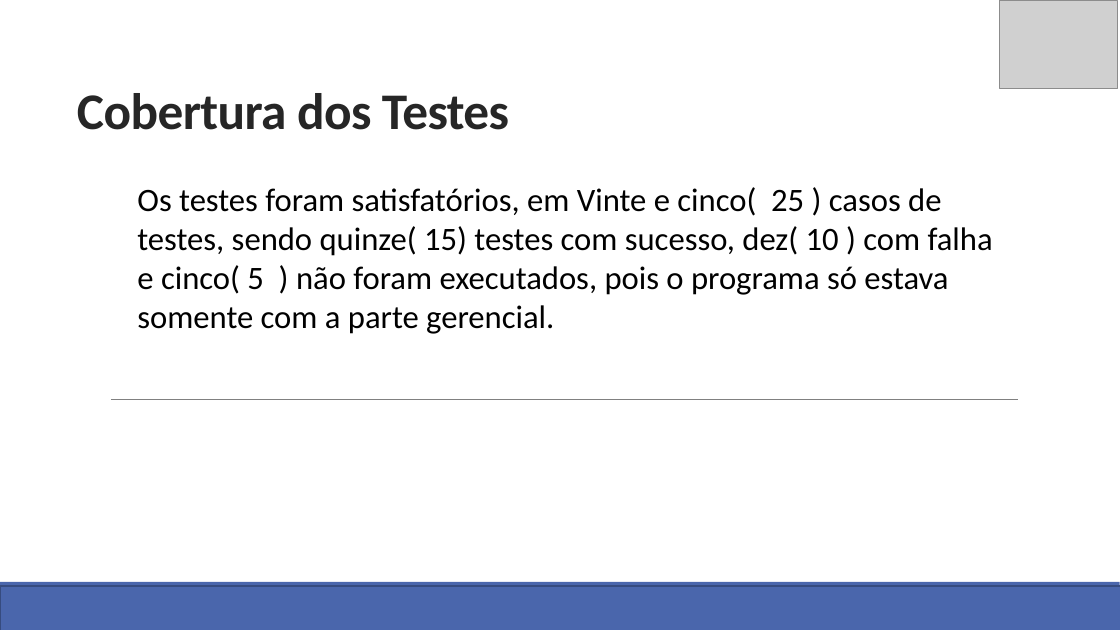
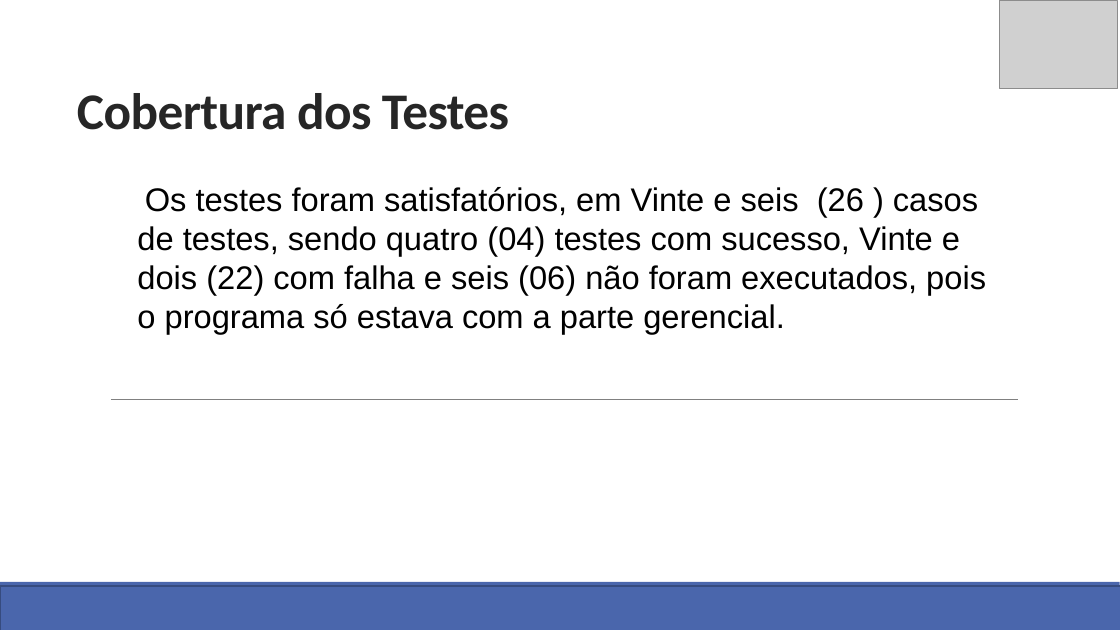
Before and after one commit to richardsontiburcio/TesteDeSoftware, a slide deck: slide 8 of CT-Apresentacao/Apresentacao.pptx. Drawn at 1120x630 pixels with LibreOffice and Linux fonts; fonts in the diff are those of the drawing; grey boxes stand for pictures; background and template pictures are left out. Boxes give left, top, right and bottom in pixels: in the first picture for what was removed or moved away, otherwise in the second. Text is boxed around its words. In the diff, an @@ line names an element or a change of style, - is before the commit and + after.

Commit message:
Análise de Testes-Atualização

```diff
--- a/CT-Apresentacao/Apresentacao.pptx
+++ b/CT-Apresentacao/Apresentacao.pptx
@@ text at (137, 187, 986, 334): text changed; font Calibri to Arial @@
-Os testes foram satisfatórios, em Vinte e cinco( 25 ) casos de testes, sendo quinze( 15) testes com sucesso, dez( 10 ) com falha e cinco( 5 ) não foram executados, pois o programa só estava somente com a parte gerencial.
+Os testes foram satisfatórios, em Vinte e seis (26 ) casos de testes, sendo quatro (04) testes com sucesso, Vinte e dois (22) com falha e seis (06) não foram executados, pois o programa só estava com a parte gerencial.
```
Also in this commit, not shown: 1 other slide changed.
